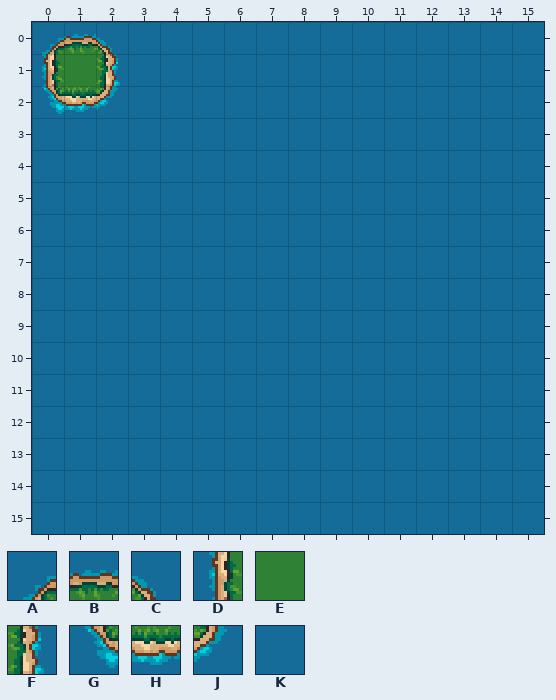
One commit to this Tiled map: inputMap.tmx. The first picture shows the starting point.
Cells are 16x16 px. Shown: x 0..15, y 0..15.
Key: from "LPC": A 52, B 53, C 54, D 78, E 79, F 80, G 104, H 105, J 106, K 625.
_ is an empty cell.
Layer "Tile Layer 1" before, first column x 0:
 0 ABCKKKKKKKKKKKKK
 1 DEFKKKKKKKKKKKKK
 2 GHJKKKKKKKKKKKKK
 3 KKKKKKKKKKKKKKKK
 4 KKKKKKKKKKKKKKKK
 5 KKKKKKKKKKKKKKKK
 6 KKKKKKKKKKKKKKKK
 7 KKKKKKKKKKKKKKKK
 8 KKKKKKKKKKKKKKKK
 9 KKKKKKKKKKKKKKKK
10 KKKKKKKKKKKKKKKK
11 KKKKKKKKKKKKKKKK
12 KKKKKKKKKKKKKKKK
13 KKKKKKKKKKKKKKKK
14 KKKKKKKKKKKKKKKK
15 KKKKKKKKKKKKKKKK
The result:
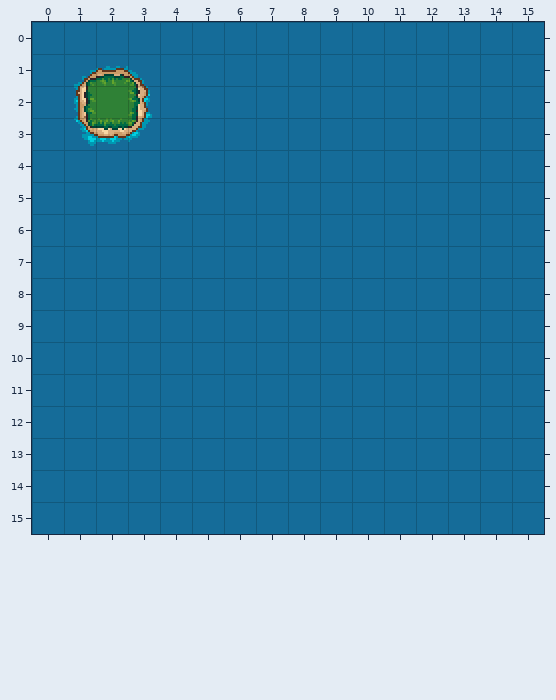
The commit says: integrated image reading to core function, added smaller input tilemap for testing
The edit:
Layer "Tile Layer 1":
Tile E becomes tile A in row 1 at x 1.
Tile F becomes tile B in row 1 at x 2.
Tile K becomes tile C in row 1 at x 3.
Tile H becomes tile D in row 2 at x 1.
Tile J becomes tile E in row 2 at x 2.
Tile K becomes tile F in row 2 at x 3.
Tile K becomes tile G in row 3 at x 1.
Tile K becomes tile H in row 3 at x 2.
Tile K becomes tile J in row 3 at x 3.
Tile A becomes tile K in row 0 at x 0.
Tile B becomes tile K in row 0 at x 1.
Tile C becomes tile K in row 0 at x 2.
Tile D becomes tile K in row 1 at x 0.
Tile G becomes tile K in row 2 at x 0.
